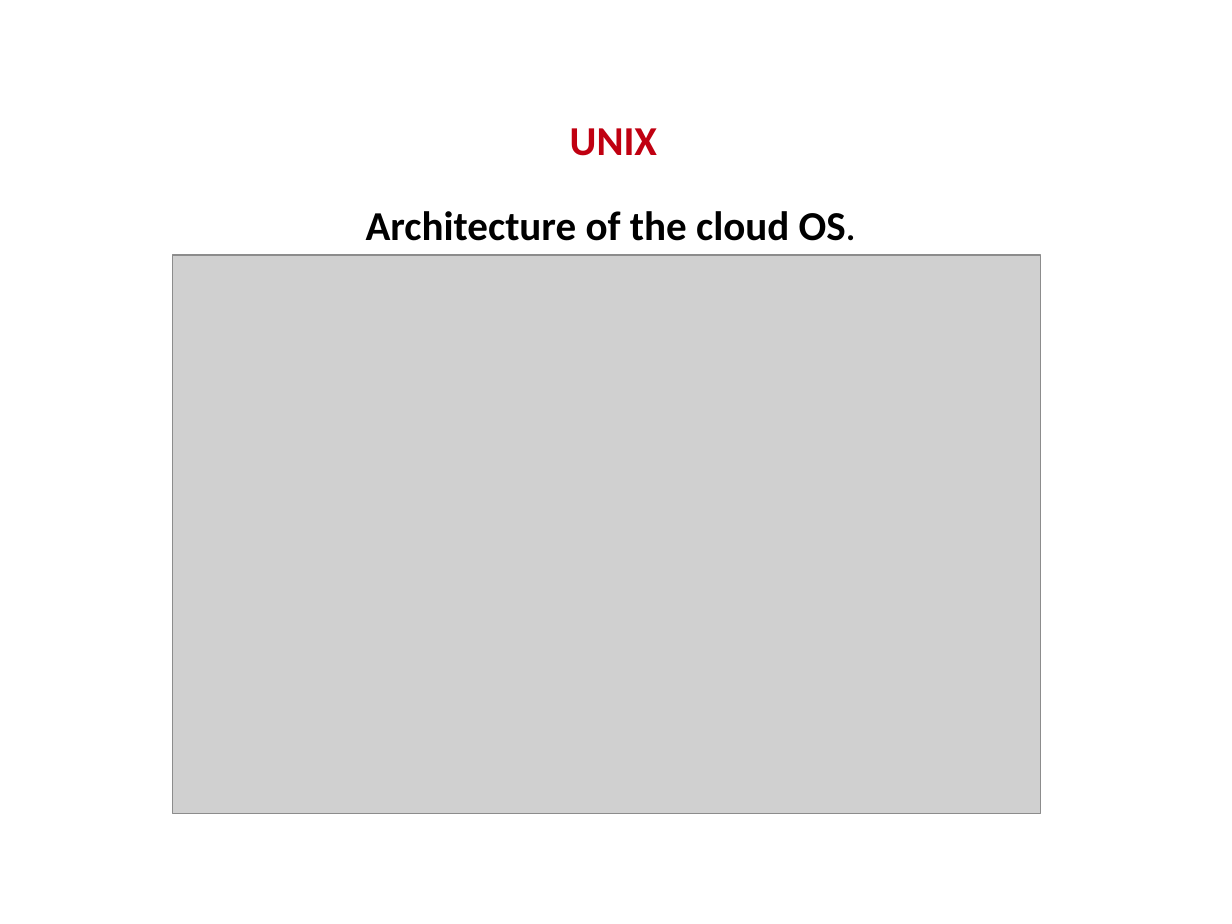
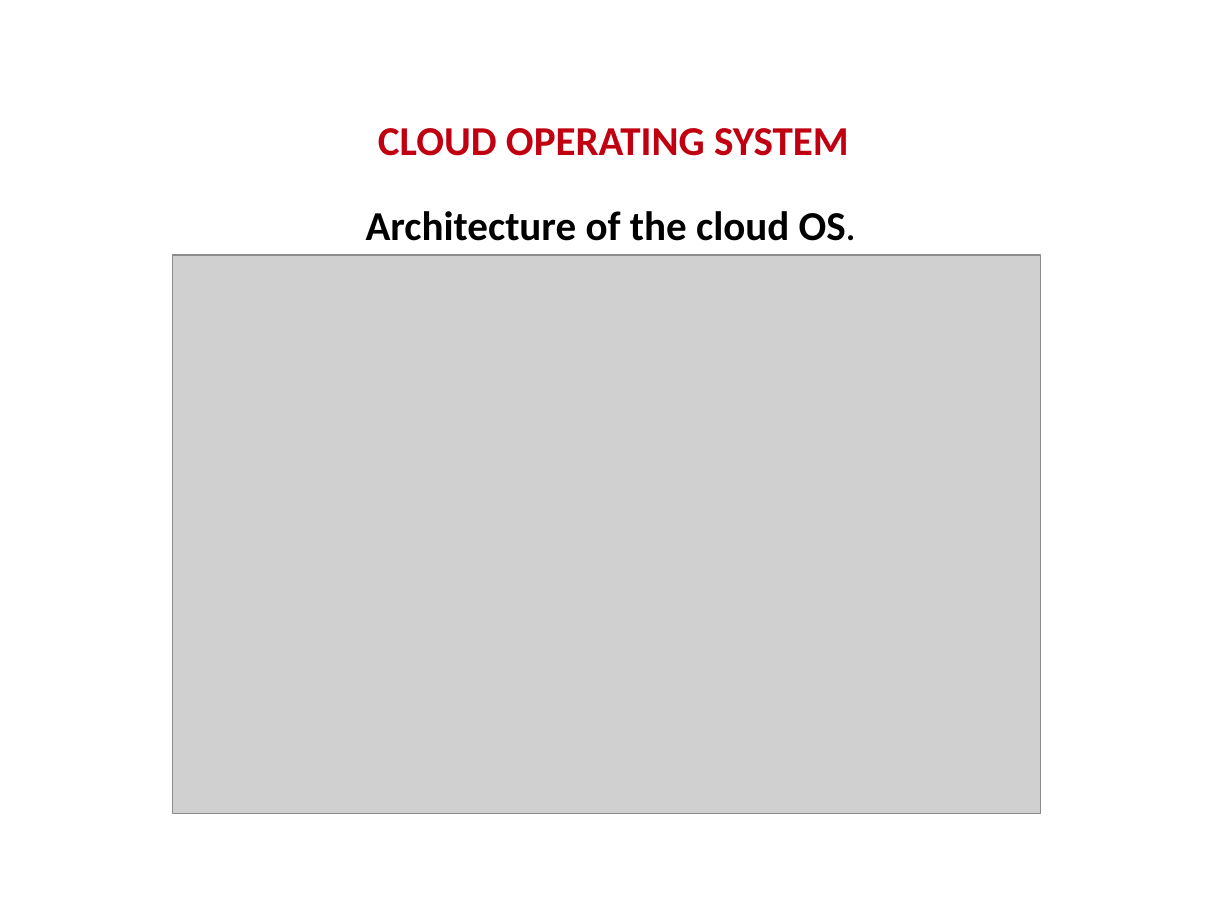
Before and after one commit to KevinSarmiento07/Evolution-Operating-System, a slide deck: slide 8 of DiaposEOP.pptx. Drawn at 1232x924 pixels with LibreOffice and Linux fonts; fonts in the diff are those of the drawing; grey boxes stand for pictures; background and template pictures are left out. Boxes give left, top, right and bottom in pixels: in the first picture for what was removed or moved away, otherwise in the second. Text is boxed around its words. In the diff, an @@ line names an element or a change of style, - is before the commit and + after.

```diff
--- a/DiaposEOP.pptx
+++ b/DiaposEOP.pptx
@@ title at <box>378,128,849,156</box>: text changed @@
-UNIX
+CLOUD OPERATING SYSTEM
```
Also in this commit, not shown: 1 other slide changed, 3 slides added, 3 other files.
